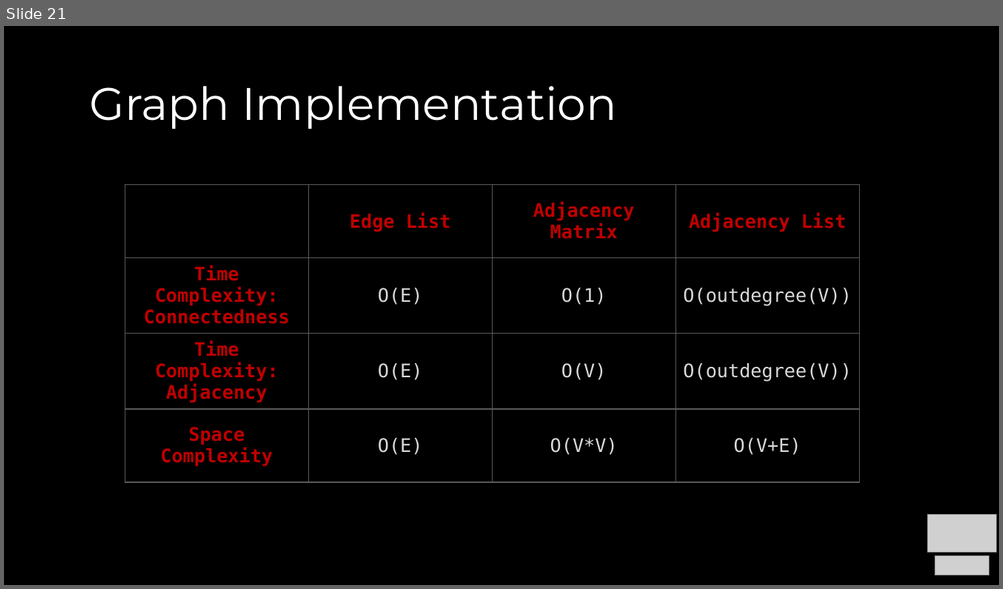
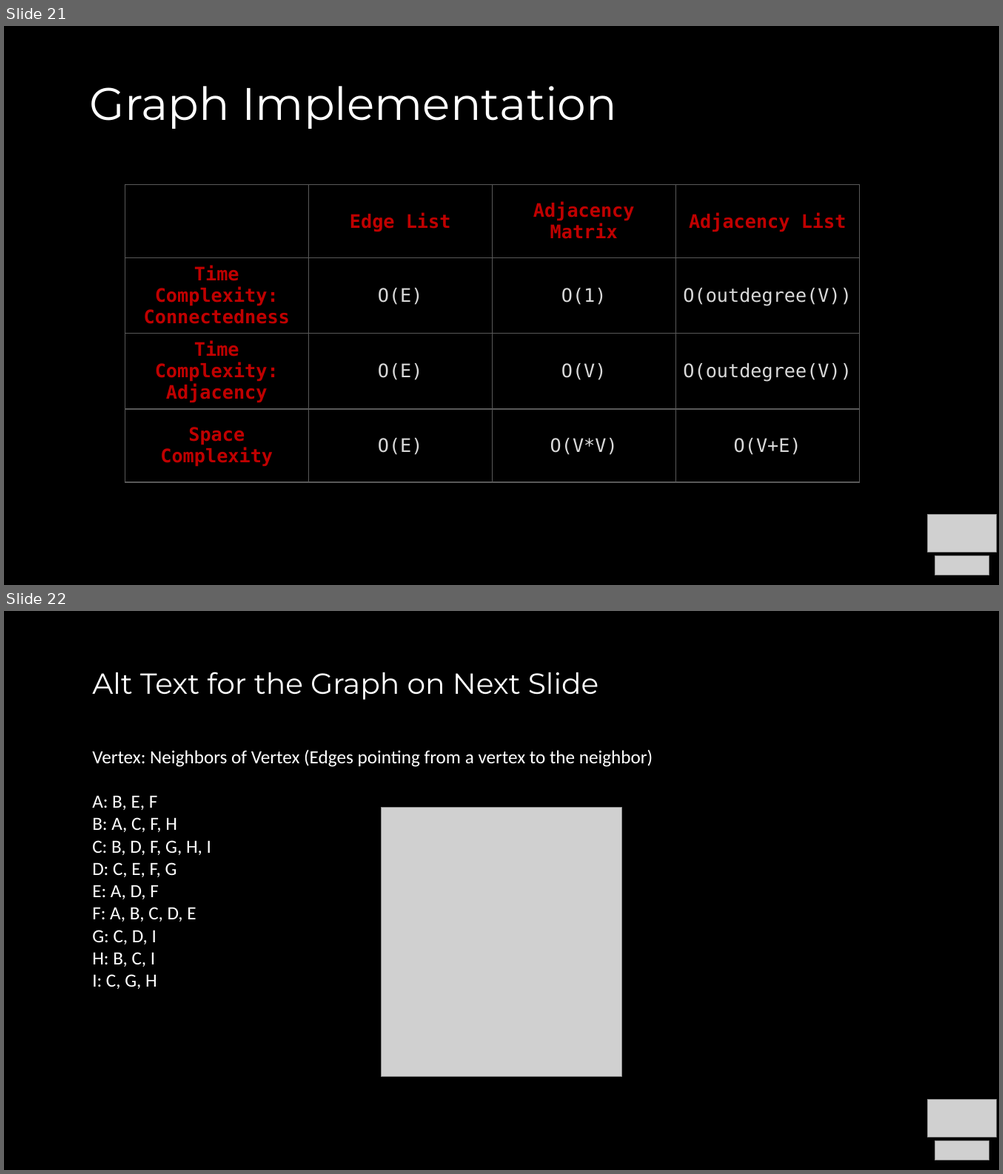
Before and after one commit to COP3530/Instructional-Content, a slide deck: Slides/Slides-PPT/Exam 2 - Review A.pptx. Shown one above the other, each under a label of ours: slide 21 before the commit, slides 21 and 22 after it. The pictures are 1003x589 and 1003x1174 pixels, drawn with LibreOffice and Linux fonts; fonts in the diff are those of the drawing; grey boxes stand for pictures. Boxes give left, top, right and bottom in pixels: in the first picture for what was removed or moved away, otherwise in the second. Text is boxed around its words. In the diff, an @@ line names an element or a change of style, - is before the commit and + after.

```diff
--- a/Slides/Slides-PPT/Exam 2 - Review A.pptx
+++ b/Slides/Slides-PPT/Exam 2 - Review A.pptx
@@ slide 22 added at [4, 611, 999, 1170], background #000000 @@
@@ text added at [92, 672, 652, 989], 18 pt, text #FFFFFF @@
+Alt Text for the Graph on Next Slide
+Vertex: Neighbors of Vertex (Edges pointing from a vertex to the neighbor)
+A: B, E, F
+B: A, C, F, H
+C: B, D, F, G, H, I
+D: C, E, F, G
+E: A, D, F
+F: A, B, C, D, E
+G: C, D, I
+H: B, C, I
+I: C, G, H
@@ picture added at [381, 808, 622, 1077] @@
@@ picture added at [928, 1099, 996, 1138] @@
@@ picture added at [934, 1142, 989, 1161] @@
```
Also in this commit, not shown: 10 slides changed, 7 other slides added, 1 other file.
